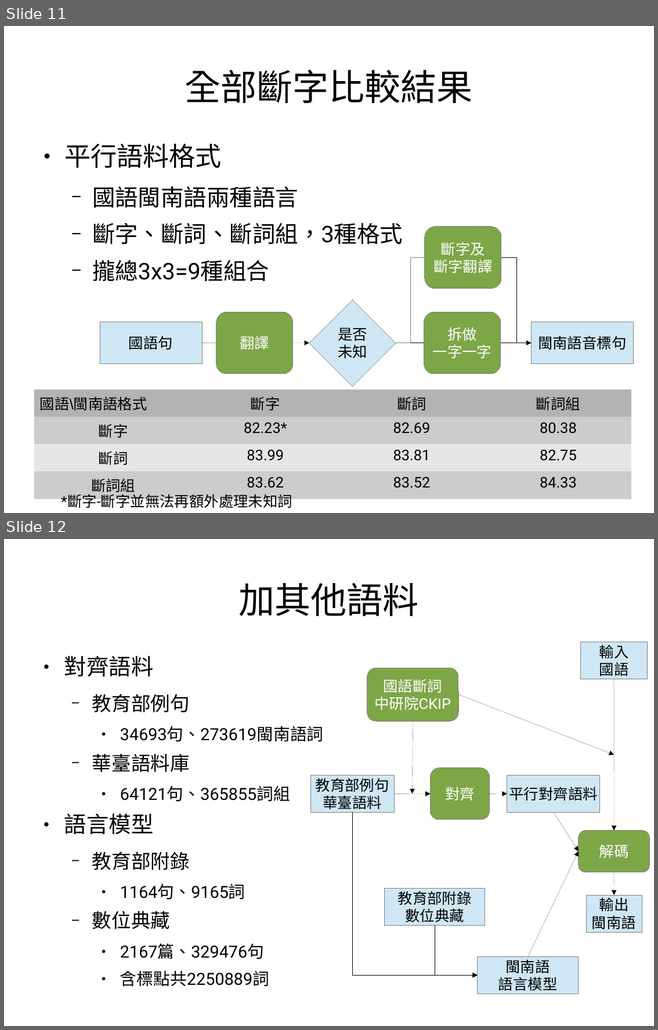
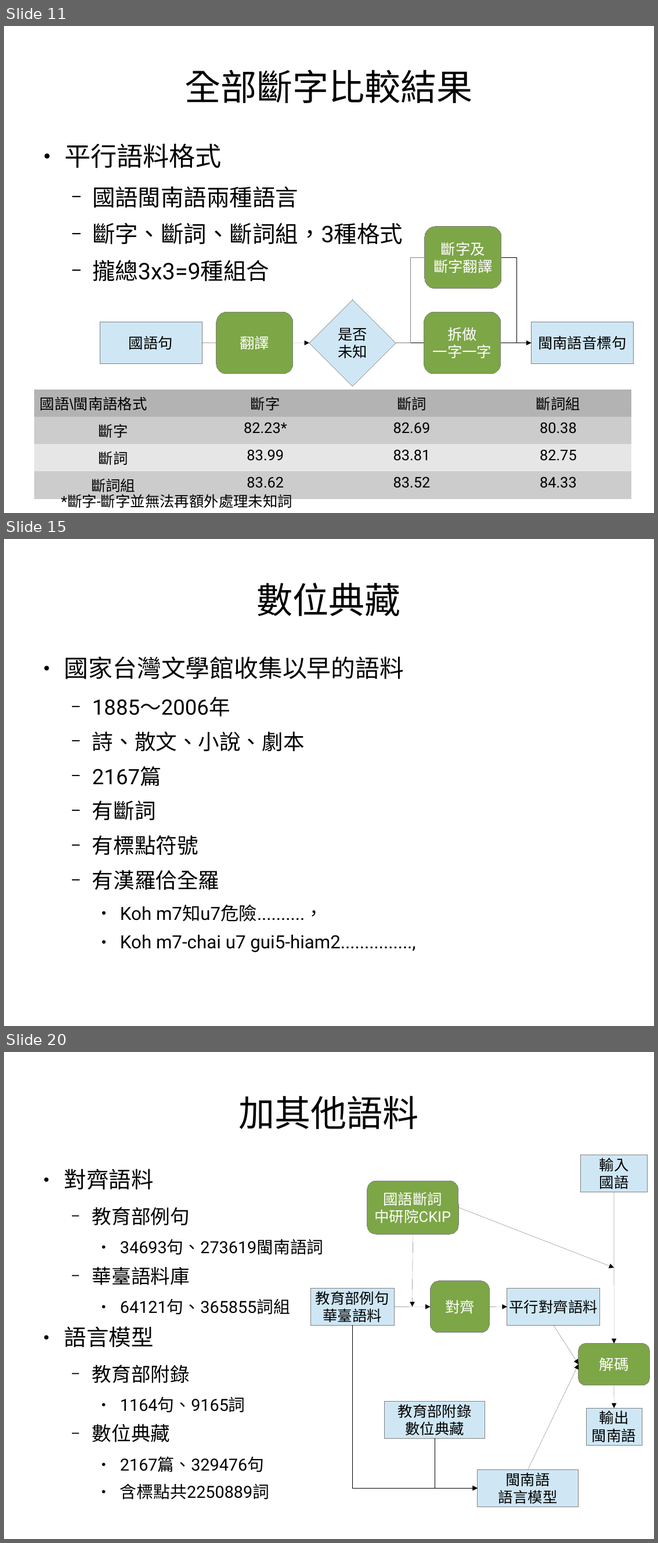
Before and after one commit to sih4sing5hong5/po3-ko3_tau5-iann2-phinn3, a slide deck: 翻譯報告.odp. Shown one above the other, each under a label of ours: slides 11 and 12 before the commit, slides 11, 15 and 20 after it; the slides between them are not shown. The pictures are 658x1030 and 658x1543 pixels, drawn with LibreOffice and Linux fonts; fonts in the diff are those of the drawing. Boxes give left, top, right and bottom in pixels: in the first picture for what was removed or moved away, otherwise in the second. Text is boxed around its words. In the diff, an @@ line names an element or a change of style, - is before the commit and + after.

Commit message:
加語料的說明 丞宏

```diff
--- a/翻譯報告.odp
+++ b/翻譯報告.odp
@@ slide 15 added at [4,539,654,1026], background #FFFFFF @@
@@ title added at [257,583,401,616], 44 pt, text #000000 @@
+數位典藏
@@ text added at [64,656,415,953], 22.2 pt, text #000000 @@
+● 國家台灣文學館收集以早的語料
+  − 1885～2006年
+  − 詩、散文、小說、劇本
+  − 2167篇
+  − 有斷詞
+  − 有標點符號
+  − 有漢羅佮全羅
+    ● Koh m7知u7危險..........，
+    ● Koh m7-chai u7 gui5-hiam2...............,
@@ what was slide 12 is now slide 20 @@
```
Also in this commit, not shown: 3 slides changed, 5 other slides added.
